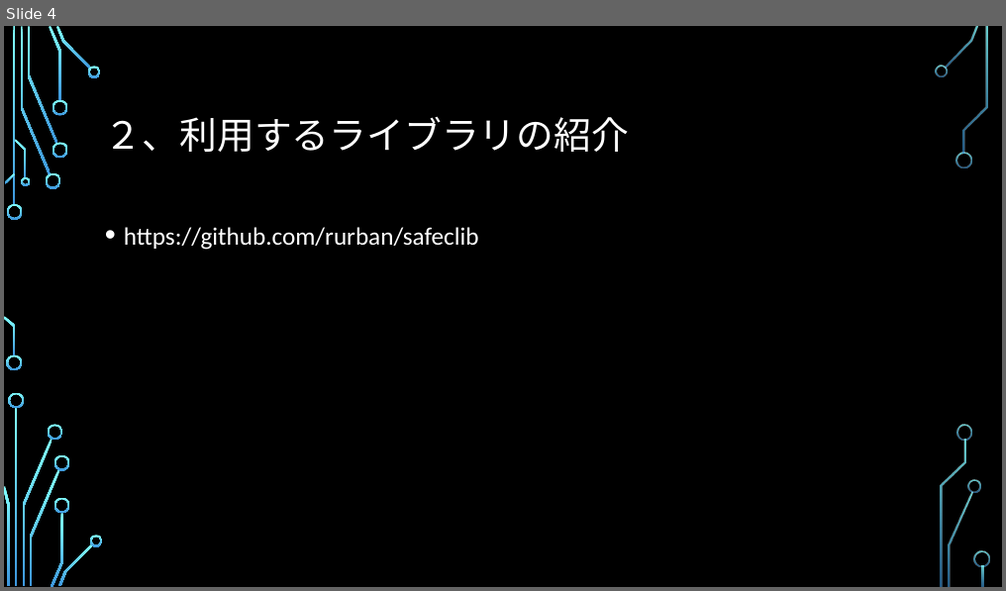
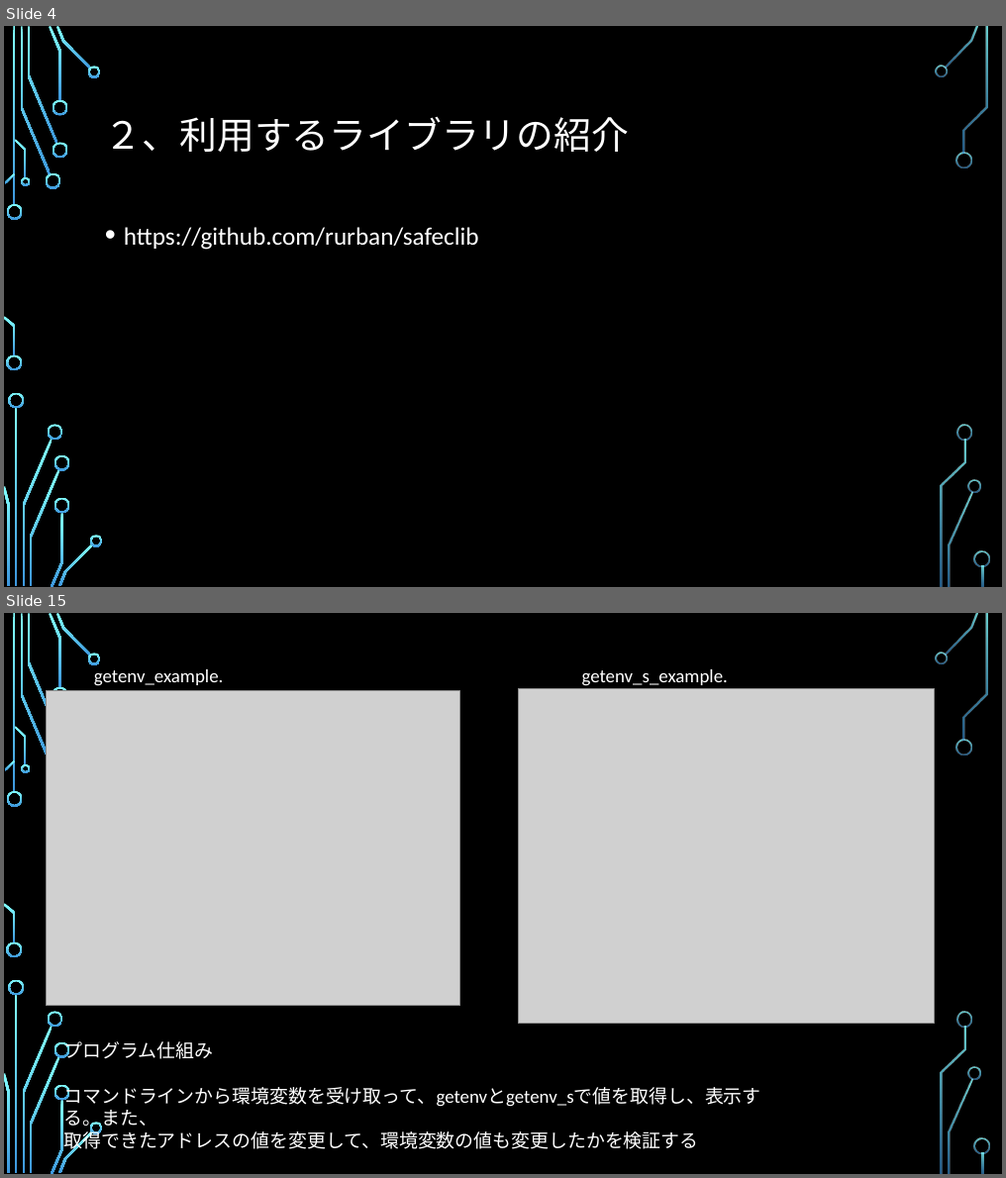
Before and after one commit to a1852rw/aiit_004_SecurePrograming, a slide deck: 003_documents/グループ２発表資料.pptx. Shown one above the other, each under a label of ours: slide 4 before the commit, slides 4 and 15 after it; the slides between them are not shown. The pictures are 1006x591 and 1006x1178 pixels, drawn with LibreOffice and Linux fonts; fonts in the diff are those of the drawing; grey boxes stand for pictures; background and template pictures are left out. Boxes give left, top, right and bottom in pixels: in the first picture for what was removed or moved away, otherwise in the second. Text is boxed around its words. In the diff, an @@ line names an element or a change of style, - is before the commit and + after.

Commit message:
更新を反映
各関数の説明ページを作り始めたところです

```diff
--- a/003_documents/グループ２発表資料.pptx
+++ b/003_documents/グループ２発表資料.pptx
@@ slide 15 added at (x1=4, y1=613, x2=1002, y2=1174), background picture (left out); not listed: 35 template elements that a slide beside it also shows @@
@@ text added at (x1=94, y1=669, x2=224, y2=691), 18 pt, text #FFFFFF @@
+getenv_example.c
@@ text added at (x1=582, y1=669, x2=728, y2=710), 18 pt, text #FFFFFF @@
+getenv_s_example.c
@@ picture added at (x1=46, y1=691, x2=460, y2=1006) @@
@@ picture added at (x1=519, y1=688, x2=934, y2=1024) @@
@@ text added at (x1=63, y1=1042, x2=760, y2=1154), 18 pt, text #FFFFFF @@
+プログラム仕組み
+コマンドラインから環境変数を受け取って、getenvとgetenv_sで値を取得し、表示する。また、
+取得できたアドレスの値を変更して、環境変数の値も変更したかを検証する
```
Also in this commit, not shown: 2 slides changed, 14 other slides added, 3 slides removed, 1 other file.
